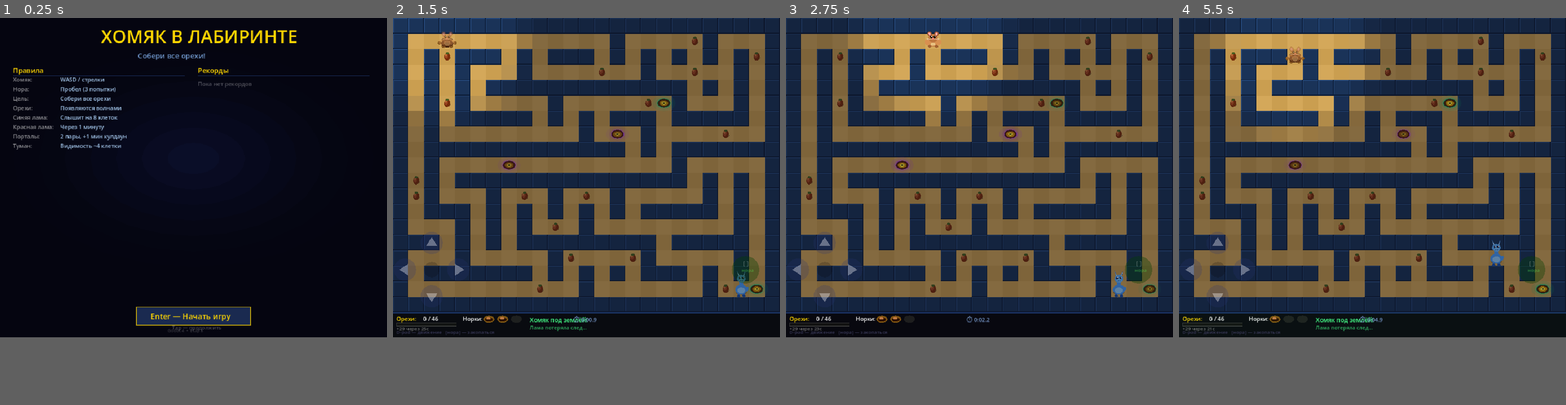
Above: before the commit, frames 1-4 (left to right).
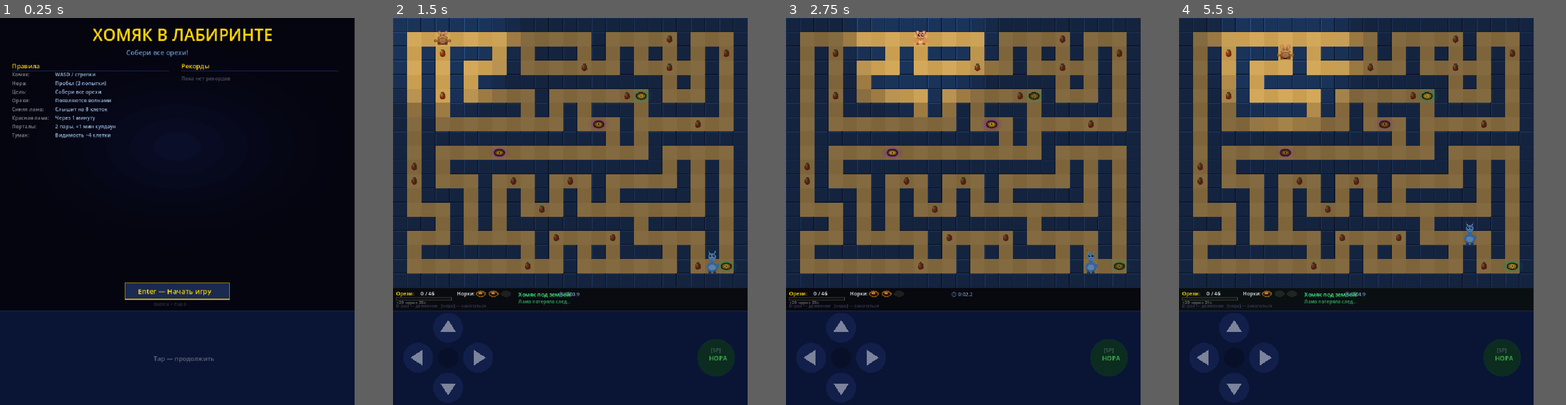
Above: after the commit, the same moments.

Repository: AndriiDiabolus/Diabolus-repository-Godot4-hamster-maze
Game: Godot game, scene res://scenes/Main.tscn
Two runs of this game, one before a commit and one after it. Both use one fixed random seed, a clock stepped at 60 frames per second and the inputs below.
Inputs (mouse positions are in pixels of both pictures, inside the frame that each line leads up to):
- Up to frame 1 (0.25 s): no input
- Up to frame 2 (1.5 s): tap Enter at 0.5, 0.6 s; move the mouse to (671, 161) at 0.52 s; hold D 0.53-1.25 s; click (671, 161) at 0.67 s; tap Space at 0.77 s; drag from (509, 192) to (567, 242) at 1.27 s
- Up to frame 3 (2.75 s): tap Space at 2 s; move the mouse to (1018, 107) at 2.02 s; hold D from 2.03 s (still down); tap Enter at 2.1 s
- Up to frame 4 (5.5 s): release D at 2.75 s; drag from (1353, 242) to (1256, 130) at 2.77 s; tap Enter at 3.5, 3.6, 5.1 s; move the mouse to (1488, 226) at 3.52 s; hold A 3.53-4.25 s; tap Space at 3.77 s; drag from (1256, 130) to (1314, 99) at 4.27 s; move the mouse to (1391, 176) at 5.02 s; hold S from 5.03 s (still down); click (1391, 176) at 5.17 s
In our replay, the window is 800x660 before the commit and 733x800 after it. These sizes can differ from the game's own. Grey fills any space a smaller window leaves; there, only what the larger window draws over its background counts as a difference.

The runs differ from the first frame. In frame 1, 11% of the frame differs, in the area x 0-96%, y 2-89%; in frame 2, 47%; in frame 3, 47%, in the area x 0-100%, y 0-98%; in frame 4, 47%.

Commit message:
Etap 8: move touch controls below game screen + blue zone + 2x bigger buttons
- Added CTRL_H=240 constant for controls zone height
- Viewport height 742→982 (HUD 58 + maze 684 + controls 240)
- D-pad and burrow button repositioned to y=862 (center of controls zone)
- Blue background zone (#0a1535) below game area with separator line
- Button radius 2x larger: MB_BTN_R=38, burrow r=48
- Updated hit detection radii in _mb_action_at()

Co-Authored-By: Claude Sonnet 4.6 <noreply@anthropic.com>

Diff:
--- a/project.godot
+++ b/project.godot
@@ -27,6 +27,6 @@
 [display]
 
 window/size/viewport_width=900
-window/size/viewport_height=742
+window/size/viewport_height=982
 window/stretch/mode="canvas_items"
 window/stretch/aspect="expand"
--- a/scripts/constants.gd
+++ b/scripts/constants.gd
@@ -4,7 +4,8 @@
 const COLS: int = 25
 const ROWS: int = 19
 const CELL: int = 36
-const HUD: int  = 58
+const HUD: int   = 58
+const CTRL_H: int = 240  # mobile controls zone below HUD
 
 const W: int = COLS * CELL  # 900
 const H: int = ROWS * CELL  # 684
--- a/scripts/main.gd
+++ b/scripts/main.gd
@@ -16,12 +16,12 @@
 # ── Mobile touch controls ─────────────────────────────────────────────
 var _show_touch: bool = false
 var _touch_dirs: Dictionary = {}   # finger_id -> "up"/"down"/"left"/"right"
-const MB_DPAD_CX:  float = 90.0
-const MB_DPAD_CY:  float = 585.0
-const MB_BTN_STEP: float = 62.0
-const MB_BTN_R:    float = 26.0
+const MB_DPAD_CX:  float = 140.0
+const MB_DPAD_CY:  float = 862.0   # center of CTRL zone (742+120)
+const MB_BTN_STEP: float = 76.0
+const MB_BTN_R:    float = 38.0
 const MB_BURROW_X: float = 820.0
-const MB_BURROW_Y: float = 585.0
+const MB_BURROW_Y: float = 862.0
 
 # ── Game state ────────────────────────────────────────────────────────
 # splash → play → (lost | won_name) → (splash | won) → splash
@@ -426,7 +426,7 @@
 
 
 func _mb_action_at(pos: Vector2) -> String:
-	if pos.distance_to(Vector2(MB_BURROW_X, MB_BURROW_Y)) <= MB_BTN_R + 14:
+	if pos.distance_to(Vector2(MB_BURROW_X, MB_BURROW_Y)) <= MB_BTN_R + 20:
 		return "burrow"
 	var dpad_centers: Dictionary = {
 		"up":    Vector2(MB_DPAD_CX, MB_DPAD_CY - MB_BTN_STEP),
@@ -435,7 +435,7 @@
 		"right": Vector2(MB_DPAD_CX + MB_BTN_STEP, MB_DPAD_CY),
 	}
 	for dir in dpad_centers:
-		if pos.distance_to(dpad_centers[dir]) <= MB_BTN_R + 14:
+		if pos.distance_to(dpad_centers[dir]) <= MB_BTN_R + 16:
 			return dir
 	return ""
 
@@ -595,7 +595,7 @@
 			_draw_mobile_controls()
 		return
 
-	draw_rect(Rect2(0, 0, C.W, C.H + C.HUD), Color("#0d0d1a"))
+	draw_rect(Rect2(0, 0, C.W, C.H + C.HUD + C.CTRL_H), Color("#0d0d1a"))
 	_draw_maze()
 
 	for n in _nuts:
@@ -647,7 +647,7 @@
 # ── Splash screen ─────────────────────────────────────────────────────
 func _draw_splash() -> void:
 	# Background gradient (approximated)
-	draw_rect(Rect2(0, 0, C.W, C.H + C.HUD), Color("#050510"))
+	draw_rect(Rect2(0, 0, C.W, C.H + C.HUD + C.CTRL_H), Color("#050510"))
 	# Subtle center glow
 	for i in range(8):
 		var r: float = (8 - i) * 60.0
@@ -990,7 +990,7 @@
 
 
 func _draw_lost_overlay() -> void:
-	draw_rect(Rect2(0, 0, C.W, C.H + C.HUD), Color(0, 0, 0, 0.78))
+	draw_rect(Rect2(0, 0, C.W, C.H + C.HUD + C.CTRL_H), Color(0, 0, 0, 0.78))
 	var font := ThemeDB.fallback_font
 	var cx: float = C.W * 0.5
 	var cy: float = C.H * 0.5
@@ -1009,7 +1009,7 @@
 
 
 func _draw_win_overlay() -> void:
-	draw_rect(Rect2(0, 0, C.W, C.H + C.HUD), Color(0, 0, 0, 0.82))
+	draw_rect(Rect2(0, 0, C.W, C.H + C.HUD + C.CTRL_H), Color(0, 0, 0, 0.82))
 	var font := ThemeDB.fallback_font
 	var cx: float = C.W * 0.5
 	var cy: float = C.H * 0.5
@@ -1092,38 +1092,44 @@
 # ── Mobile controls rendering ──────────────────────────────────────────
 func _draw_mobile_controls() -> void:
 	var font := ThemeDB.fallback_font
+	var zone_y: float = C.H + C.HUD
+
+	# Blue background for controls zone
+	draw_rect(Rect2(0, zone_y, C.W, C.CTRL_H), Color("#0a1535"))
+	draw_rect(Rect2(0, zone_y, C.W, 2), Color("#1a3060"))  # top border line
+
 	if _state != "play":
-		# Tap-anywhere hint on non-play screens
-		draw_string(font, Vector2(C.W * 0.5 - 50, C.H + C.HUD - 18),
-			"Tap — продолжить", HORIZONTAL_ALIGNMENT_LEFT, -1, 12, Color(1, 1, 1, 0.28))
+		draw_string(font, Vector2(C.W * 0.5 - 60, zone_y + C.CTRL_H * 0.5 + 8),
+			"Tap — продолжить", HORIZONTAL_ALIGNMENT_LEFT, -1, 16, Color(1, 1, 1, 0.35))
 		return
 
 	var active: Array = _touch_dirs.values()
 
 	# D-pad: 4 direction buttons
 	var dpad_pos: Dictionary = {
-		"up":    Vector2(MB_DPAD_CX,              MB_DPAD_CY - MB_BTN_STEP),
-		"down":  Vector2(MB_DPAD_CX,              MB_DPAD_CY + MB_BTN_STEP),
+		"up":    Vector2(MB_DPAD_CX,               MB_DPAD_CY - MB_BTN_STEP),
+		"down":  Vector2(MB_DPAD_CX,               MB_DPAD_CY + MB_BTN_STEP),
 		"left":  Vector2(MB_DPAD_CX - MB_BTN_STEP, MB_DPAD_CY),
 		"right": Vector2(MB_DPAD_CX + MB_BTN_STEP, MB_DPAD_CY),
 	}
 	# Center disc
-	_ell(Vector2(MB_DPAD_CX, MB_DPAD_CY), 18, 18, Color(0, 0, 0, 0.18))
+	_ell(Vector2(MB_DPAD_CX, MB_DPAD_CY), 26, 26, Color(0, 0, 0, 0.25))
 
 	for dir in dpad_pos:
 		var center: Vector2 = dpad_pos[dir]
 		var is_pressed: bool = active.has(dir)
-		var bg_a: float = 0.50 if is_pressed else 0.22
-		_ell(center, MB_BTN_R, MB_BTN_R, Color(0.15, 0.20, 0.45, bg_a))
-		draw_colored_polygon(_mb_arrow(center, dir), Color(1, 1, 1, 0.65 if is_pressed else 0.35))
+		var bg_a: float = 0.60 if is_pressed else 0.28
+		_ell(center, MB_BTN_R, MB_BTN_R, Color(0.15, 0.22, 0.50, bg_a))
+		draw_colored_polygon(_mb_arrow(center, dir), Color(1, 1, 1, 0.75 if is_pressed else 0.45))
 
 	# Burrow button
-	var bur_pressed: bool = false  # burrow is a tap, no hold state
-	_ell(Vector2(MB_BURROW_X, MB_BURROW_Y), MB_BTN_R + 6, MB_BTN_R + 6, Color(0, 0.25, 0, 0.35))
-	draw_string(font, Vector2(MB_BURROW_X - 9, MB_BURROW_Y + 5),
-		"нора", HORIZONTAL_ALIGNMENT_LEFT, -1, 11, Color(0.35, 1.0, 0.35, 0.45))
-	draw_string(font, Vector2(MB_BURROW_X - 6, MB_BURROW_Y - 10),
-		"[ ]", HORIZONTAL_ALIGNMENT_LEFT, -1, 13, Color(1, 1, 1, 0.30))
+	var bur_r: float = MB_BTN_R + 10
+	_ell(Vector2(MB_BURROW_X, MB_BURROW_Y), bur_r, bur_r, Color(0.05, 0.28, 0.08, 0.45))
+	_ell(Vector2(MB_BURROW_X, MB_BURROW_Y), bur_r - 4, bur_r - 4, Color(0.05, 0.18, 0.06, 0.30))
+	draw_string(font, Vector2(MB_BURROW_X - 18, MB_BURROW_Y + 7),
+		"НОРА", HORIZONTAL_ALIGNMENT_LEFT, -1, 16, Color(0.4, 1.0, 0.4, 0.65))
+	draw_string(font, Vector2(MB_BURROW_X - 13, MB_BURROW_Y - 14),
+		"[SP]", HORIZONTAL_ALIGNMENT_LEFT, -1, 13, Color(1, 1, 1, 0.28))
 
 
 func _mb_arrow(center: Vector2, dir: String) -> PackedVector2Array:
